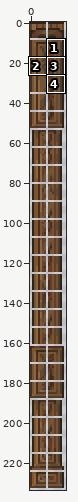
Edited in one commit: sprite sheet (Assets/Sprites/Tiles/Archives/FireplacePillar.png). The picture above shows the old version from afar; the outline marks the close-up.
Close-up. As it was:
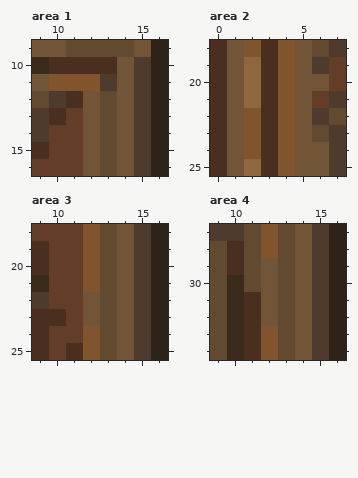
The file is 36x468 pixels, drawn in blocks of 2x2; one block is one cell here. Colours within 5 levels of each other are drawn and written as one. Shown: area 1: x 9..16, y 9..16; area 2: x 0..7, y 18..25; area 3: x 9..16, y 18..25; area 4: x 9..16, y 27..34. The commit also changed other parts of the picture, which this record leaves out.
The result:
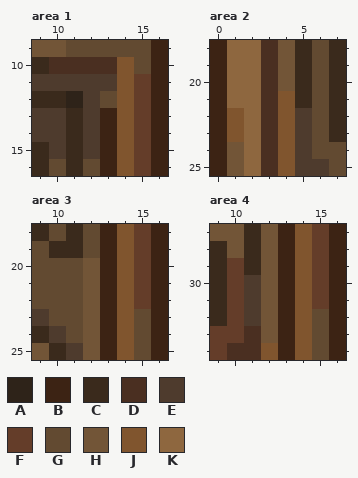
Palette (. is transparent): A #2e2319  B #3c2314  C #3a2a1c  D #4a2f21  E #4e3b2d  F #643d29  G #624a31  H #725537  J #80552e  K #8e673f
Diff:
Changed rows in their new state; - is an unchanged pixel.
Area 1:
first column x 9:
 9 ------GB
10 -----JGB
11 EEEE-JFB
12 CCAE-JFB
13 -ECEBJFB
14 -ECEBJFB
15 CECEBJFB
16 CGCGBJFB
Area 2:
first column x 0:
18 BKK-HC-C
19 BK--HCGC
20 BK--HCGC
21 BK---CGC
22 BJK--EGC
23 BJK--E-C
24 B-K--EGG
25 B----EEG
Area 3:
first column x 9:
18 CGCGBJFB
19 GCCGBJFB
20 GGGHBJFB
21 GGGHBJFB
22 GGG-BJFB
23 EGG-BJGB
24 CEGHBJGB
25 HCEHBJGB
Area 4:
first column x 9:
27 HHCHBJFB
28 CHCHBJFB
29 CFC-BJFB
30 CFE-BJFB
31 CFE-BJFB
32 CFE-BJGB
33 FF-HBJGB
34 FD--BJGB
Where, in picture pixels (left, top, right, bottom), the same in both close-ups:
changed: (32, 40, 168, 176)
changed: (210, 40, 346, 176)
changed: (32, 224, 168, 360)
changed: (210, 224, 346, 360)
